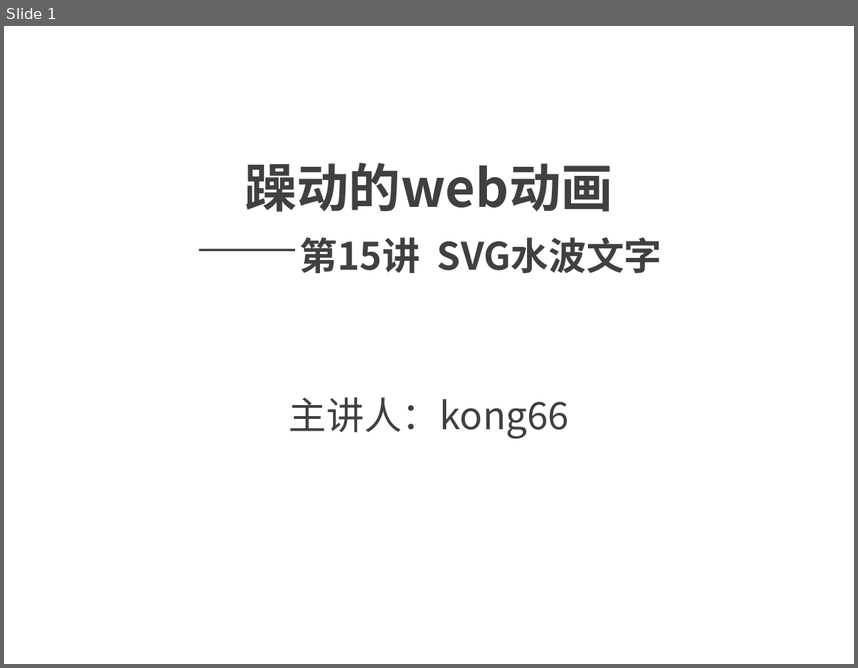
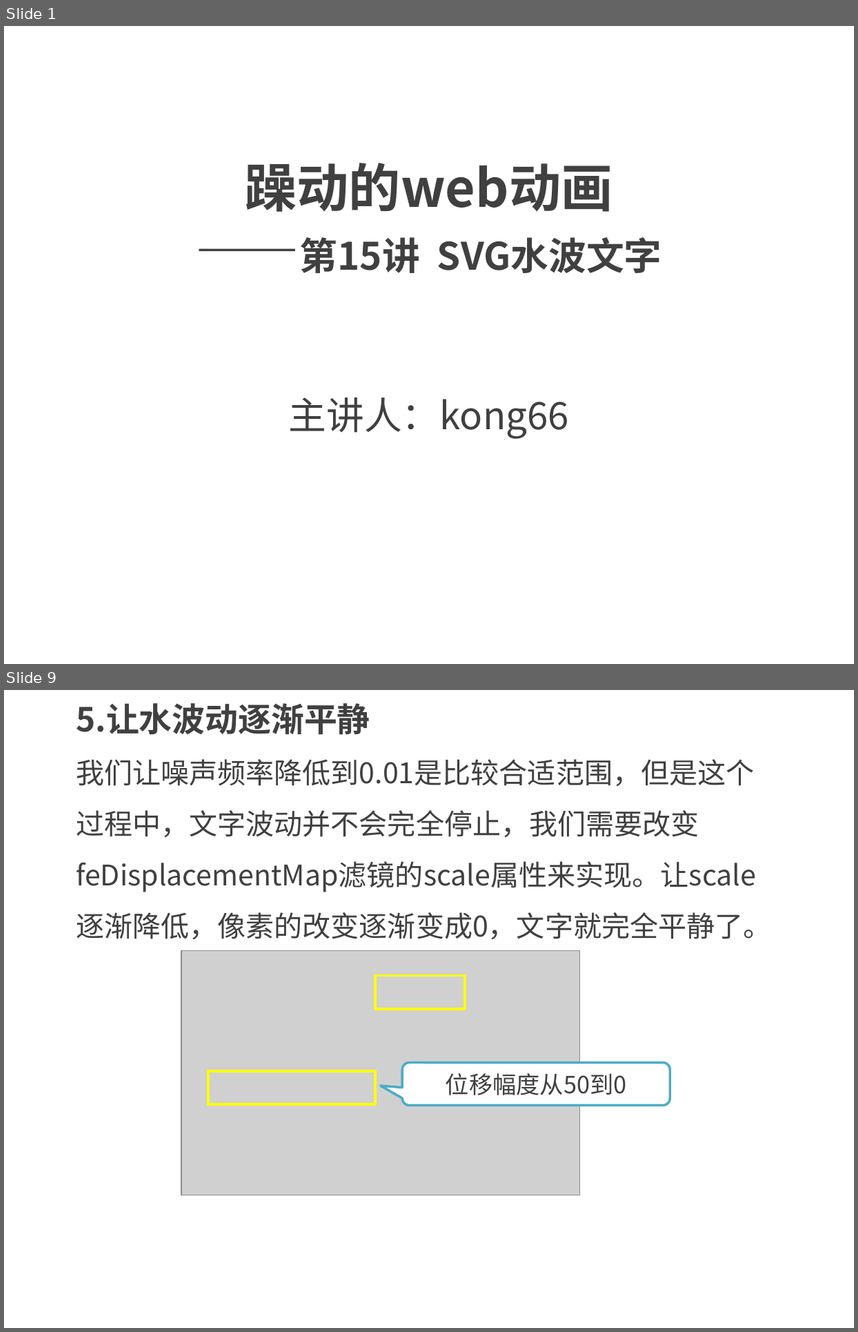
Before and after one commit to kong66/webAni, a slide deck: 15-svg-filter-text-wave/15.pptx. Shown one above the other, each under a label of ours: slide 1 before the commit, slides 1 and 9 after it; the slides between them are not shown. The pictures are 858x668 and 858x1332 pixels, drawn with LibreOffice and Linux fonts; fonts in the diff are those of the drawing; grey boxes stand for pictures. Boxes give left, top, right and bottom in pixels: in the first picture for what was removed or moved away, otherwise in the second. Text is boxed around its words. In the diff, an @@ line names an element or a change of style, - is before the commit and + after.

```diff
--- a/15-svg-filter-text-wave/15.pptx
+++ b/15-svg-filter-text-wave/15.pptx
@@ slide 9 added at [4, 690, 854, 1328], background #FFFFFF @@
@@ text added at [76, 703, 370, 735], 28 pt, text #404040, bold @@
+5.让水波动逐渐平静
@@ text added at [76, 759, 771, 939], 24 pt, text #404040 @@
+我们让噪声频率降低到0.01是比较合适范围，但是这个过程中，文字波动并不会完全停止，我们需要改变feDisplacementMap滤镜的scale属性来实现。让scale逐渐降低，像素的改变逐渐变成0，文字就完全平静了。
@@ picture added at [181, 951, 580, 1196] @@
@@ rectangle added at [375, 976, 466, 1009], outline #FFFF00 2.25 pt @@
@@ rectangle added at [208, 1071, 375, 1104], outline #FFFF00 2.25 pt @@
@@ rounded speech box added at [403, 1063, 671, 1105], fill #FFFFFF, outline #4BACC6 2 pt, 20 pt, text #404040 @@
+位移幅度从50到0
```
Also in this commit, not shown: 3 slides changed, 8 other slides added, 8 slides removed, 2 other files.
